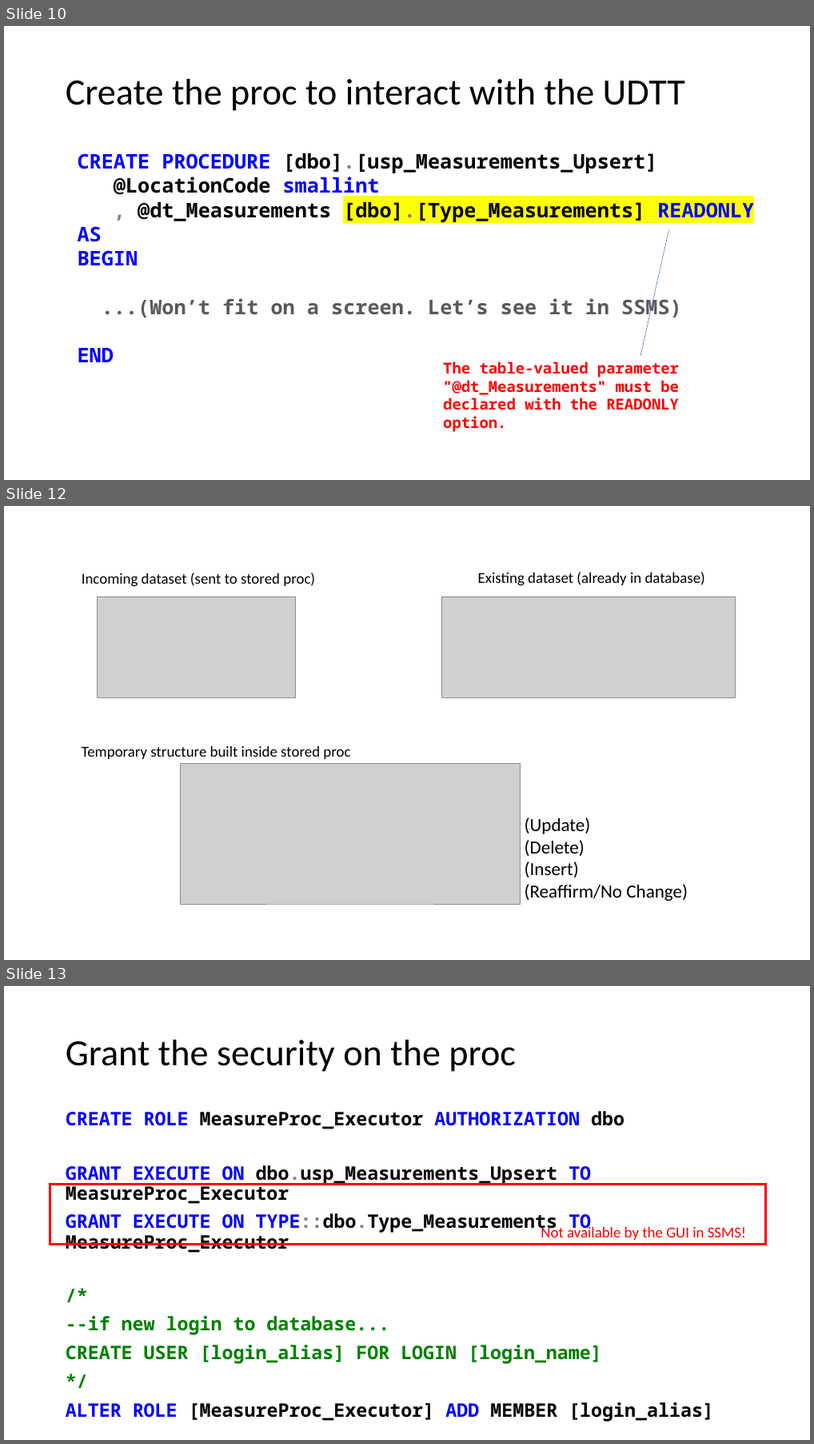
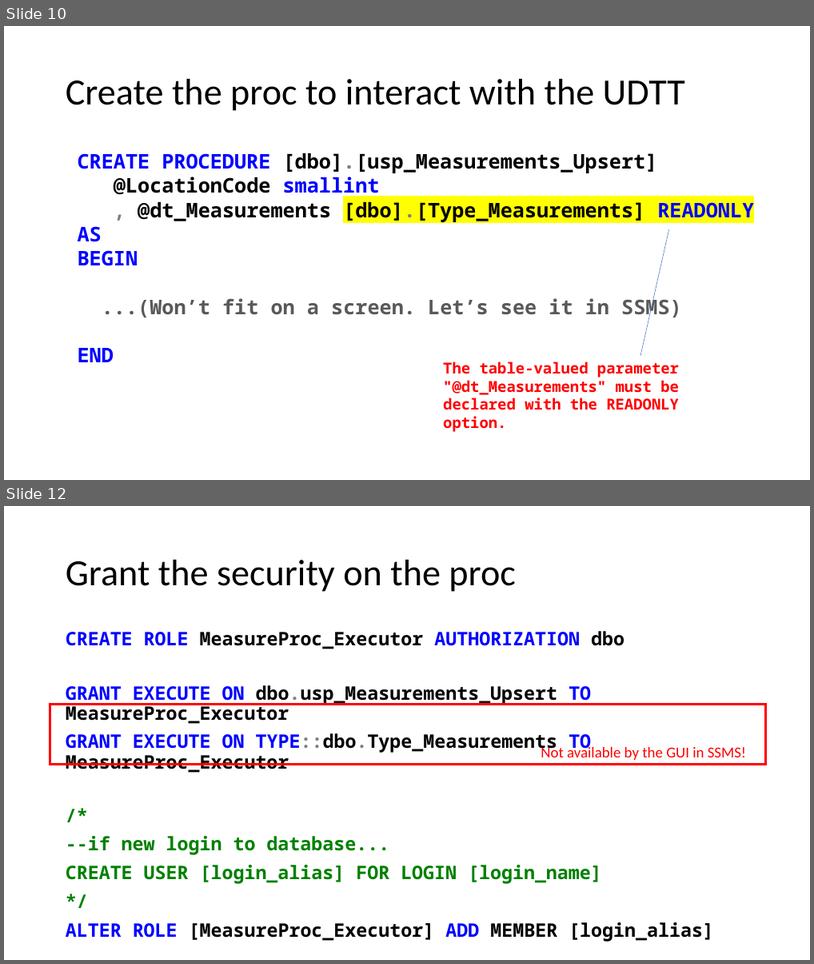
Before and after one commit to jbfoushee/MyPresentations, a slide deck: Datatables_and_Dataframes_to_SQL_Procs/User-defined Table Types.pptx. Shown one above the other, each under a label of ours: slides 10, 12 and 13 before the commit, slides 10 and 12 after it; the slides between them are not shown. The pictures are 814x1444 and 814x964 pixels, drawn with LibreOffice and Linux fonts; fonts in the diff are those of the drawing; grey boxes stand for pictures. Boxes give left, top, right and bottom in pixels: in the first picture for what was removed or moved away, otherwise in the second. Text is boxed around its words. In the diff, an @@ line names an element or a change of style, - is before the commit and + after.

```diff
--- a/Datatables_and_Dataframes_to_SQL_Procs/User-defined Table Types.pptx
+++ b/Datatables_and_Dataframes_to_SQL_Procs/User-defined Table Types.pptx
@@ slide 12 removed at <box>4,506,810,960</box>, background #FFFFFF @@
@@ text removed at <box>82,572,315,587</box> @@
-Incoming dataset (sent to stored proc)
@@ text removed at <box>478,572,706,586</box> @@
-Existing dataset (already in database)
@@ picture removed at <box>97,596,295,698</box> @@
@@ picture removed at <box>442,596,735,698</box> @@
@@ text removed at <box>82,746,350,759</box> @@
-Temporary structure built inside stored proc
@@ picture removed at <box>180,764,520,904</box> @@
@@ text removed at <box>525,817,688,900</box> @@
-(Update)
-(Delete)
-(Insert)
-(Reaffirm/No Change)
@@ what was slide 13 is now slide 12 @@
```
Also in this commit, not shown: 18 slides changed, 1 slide added.
